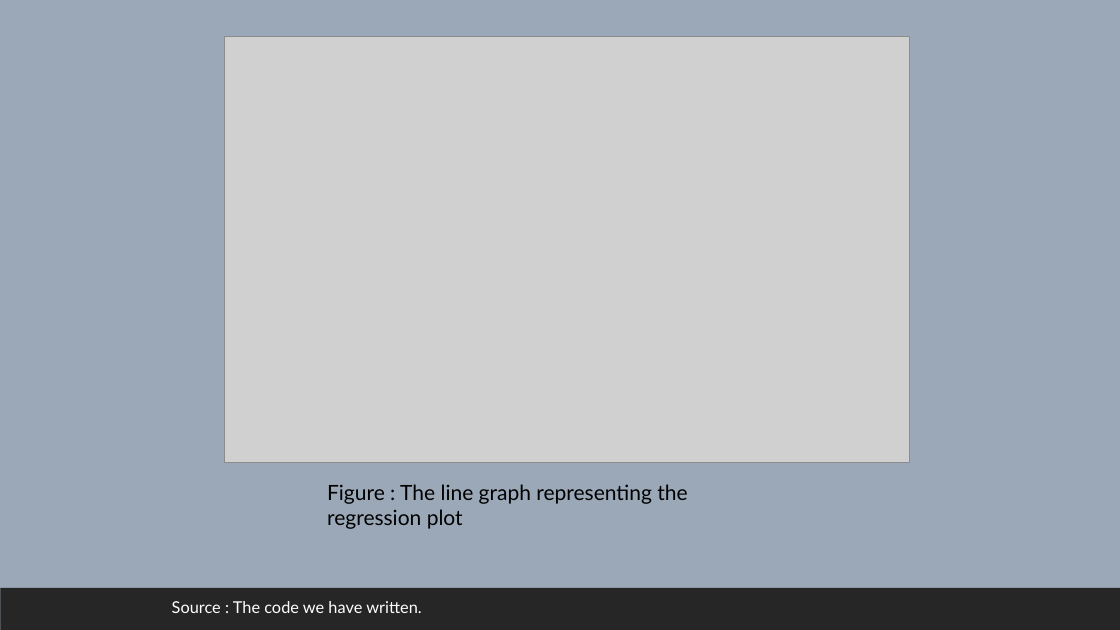
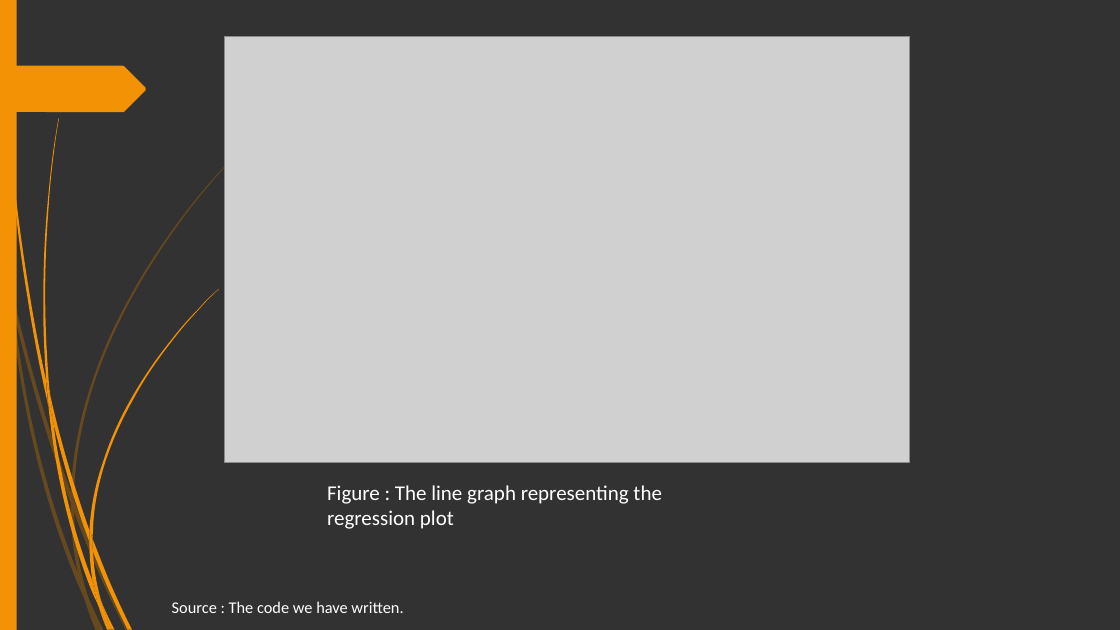
Before and after one commit to V4run-Sharma/IBM_DA_PROJECT, a slide deck: slide 9 of FINAL.pptx. Drawn at 1120x630 pixels with LibreOffice and Linux fonts; fonts in the diff are those of the drawing; grey boxes stand for pictures. Boxes give left, top, right and bottom in pixels: in the first picture for what was removed or moved away, otherwise in the second. Text is boxed around its words. In the diff, an @@ line names an element or a change of style, - is before the commit and + after.

```diff
--- a/FINAL.pptx
+++ b/FINAL.pptx
@@ background #9BA8B7 to #323232 @@
@@ rectangle added at [0, 0, 17, 630], fill #F29204 @@
@@ freeform shape added at [0, 66, 146, 112], fill #F29204 @@
@@ text "Figure : The line graph ..." at [327, 485, 661, 529]: font Lato to Calibri, text colour #000000 to #FFFFFF @@
@@ rectangle removed at [0, 588, 1120, 630] @@
@@ group added at [0, 129, 262, 630]: 10 freeform shapes @@
@@ group added at [3, 0, 218, 630]: 12 freeform shapes @@
@@ text "Source : The code we ..." at [172, 601, 403, 613]: font Lato to Calibri @@
```
Also in this commit, not shown: 12 other slides changed.
